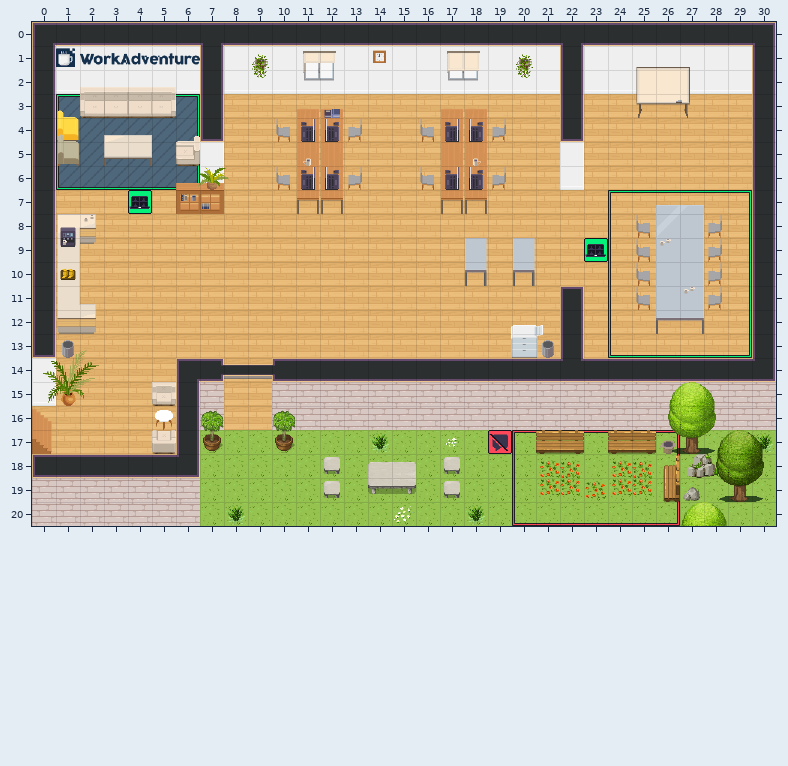
An edit to a level. Tiled map (JSON), office2.tmj. The picture above was drawn from the file before the commit.
Cells are 32x32 px. Shown: x 0..30, y 0..20.
After the commit:
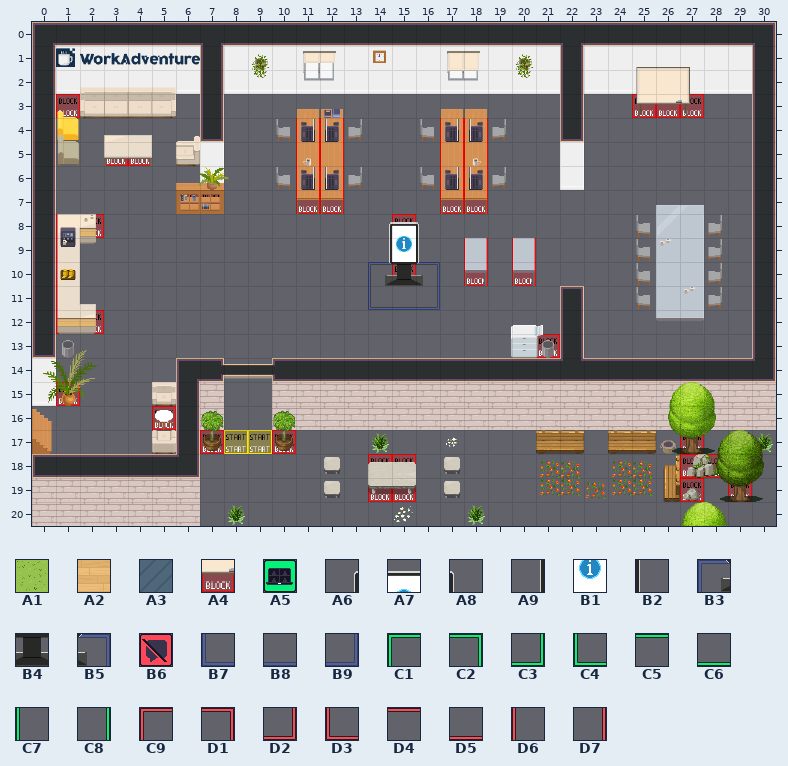
Key: from "WA_Exterior": A1 628; from "WA_Room_Builder": A2 350, A3 360; from "WA_Special_Zones": A4 2; from "WA_User_Interface": A5 21, A6 23, A7 24, A8 25, A9 36, B1 37, B2 38, B3 49, B4 50, B5 51, B6 60, B7 62, B8 63, B9 64, C1 161, C2 162, C3 163, C4 164, C5 165, C6 166, C7 167, C8 168, C9 239, D1 240, D2 241, D3 242, D4 243, D5 244, D6 245, D7 246.
__ is an empty cell, .. an unchanged one.
See-through tiles are keyed as they look on the map.
The exact change:
--- layer "collisions"
@@ x 15..15 @@
- 8 __
+ 8 A4
@@ x 15..15 @@
-10 __
+10 A4
--- layer "floor/floor1" (now hidden)
@@ x 0..30 @@
- 3 .. A3 .. .. .. .. A3 .. A2 A2 A2 A2 A2 A2 A2 A2 A2 A2 A2 A2 A2 A2 .. A2 A2 A2 A2 A2 A2 A2 ..
- 4 .. A3 A3 A3 A3 A3 A3 .. A2 A2 A2 A2 A2 A2 A2 A2 A2 A2 A2 A2 A2 A2 .. A2 A2 A2 A2 A2 A2 A2 ..
- 5 .. A3 A3 A3 A3 A3 .. .. A2 A2 A2 A2 A2 A2 A2 A2 A2 A2 A2 A2 A2 A2 .. A2 A2 A2 A2 A2 A2 A2 ..
- 6 .. A3 A3 A3 A3 A3 A3 .. A2 A2 A2 A2 A2 A2 A2 A2 A2 A2 A2 A2 A2 A2 .. A2 A2 A2 A2 A2 A2 A2 ..
- 7 .. A2 A2 A2 A2 A2 A2 A2 A2 A2 A2 A2 A2 A2 A2 A2 A2 A2 A2 A2 A2 A2 A2 A2 A2 A2 A2 A2 A2 A2 ..
- 8 .. A2 A2 A2 A2 A2 A2 A2 A2 A2 A2 A2 A2 A2 A2 A2 A2 A2 A2 A2 A2 A2 A2 A2 A2 A2 .. .. A2 A2 ..
- 9 .. A2 A2 A2 A2 A2 A2 A2 A2 A2 A2 A2 A2 A2 A2 A2 A2 A2 A2 A2 A2 A2 A2 A2 A2 A2 .. .. A2 A2 ..
-10 .. A2 A2 A2 A2 A2 A2 A2 A2 A2 A2 A2 A2 A2 A2 A2 A2 A2 A2 A2 A2 A2 A2 A2 A2 A2 .. .. A2 A2 ..
-11 .. A2 A2 A2 A2 A2 A2 A2 A2 A2 A2 A2 A2 A2 A2 A2 A2 A2 A2 A2 A2 A2 .. A2 A2 A2 .. .. A2 A2 ..
-12 .. A2 A2 A2 A2 A2 A2 A2 A2 A2 A2 A2 A2 A2 A2 A2 A2 A2 A2 A2 A2 A2 .. A2 A2 A2 A2 A2 A2 A2 ..
-13 .. A2 A2 A2 A2 A2 A2 A2 A2 A2 A2 A2 A2 A2 A2 A2 A2 A2 A2 A2 .. A2 .. A2 A2 A2 A2 A2 A2 A2 ..
-14 .. A2 A2 A2 A2 A2 .. .. A2 A2 .. .. .. .. .. .. .. .. .. .. .. .. .. .. .. .. .. .. .. .. ..
-15 .. A2 A2 A2 A2 .. .. .. A2 A2 .. .. .. .. .. .. .. .. .. .. .. .. .. .. .. .. .. .. .. .. ..
-16 A2 A2 A2 A2 A2 A2 .. .. A2 A2 .. .. .. .. .. .. .. .. .. .. .. .. .. .. .. .. .. .. .. .. ..
-17 A2 A2 A2 A2 A2 A2 .. A1 A1 A1 A1 A1 A1 A1 A1 A1 A1 A1 A1 A1 A1 A1 A1 A1 A1 A1 A1 A1 A1 A1 A1
-18 .. .. .. .. .. .. .. A1 A1 A1 A1 A1 A1 A1 A1 A1 A1 A1 A1 A1 A1 A1 A1 A1 A1 A1 A1 A1 A1 .. A1
-19 .. .. .. .. .. .. .. A1 A1 A1 A1 A1 A1 A1 A1 A1 A1 A1 A1 A1 A1 A1 A1 A1 A1 A1 A1 A1 A1 A1 A1
-20 .. .. .. .. .. .. .. A1 A1 A1 A1 A1 A1 A1 A1 A1 A1 A1 A1 A1 A1 A1 A1 A1 A1 A1 A1 A1 A1 A1 A1
+ 3 .. __ .. .. .. .. __ .. __ __ __ __ __ __ __ __ __ __ __ __ __ __ .. __ __ __ __ __ __ __ ..
+ 4 .. __ __ __ __ __ __ .. __ __ __ __ __ __ __ __ __ __ __ __ __ __ .. __ __ __ __ __ __ __ ..
+ 5 .. __ __ __ __ __ .. .. __ __ __ __ __ __ __ __ __ __ __ __ __ __ .. __ __ __ __ __ __ __ ..
+ 6 .. __ __ __ __ __ __ .. __ __ __ __ __ __ __ __ __ __ __ __ __ __ .. __ __ __ __ __ __ __ ..
+ 7 .. __ __ __ __ __ __ __ __ __ __ __ __ __ __ __ __ __ __ __ __ __ __ __ __ __ __ __ __ __ ..
+ 8 .. __ __ __ __ __ __ __ __ __ __ __ __ __ __ __ __ __ __ __ __ __ __ __ __ __ .. .. __ __ ..
+ 9 .. __ __ __ __ __ __ __ __ __ __ __ __ __ __ __ __ __ __ __ __ __ __ __ __ __ .. .. __ __ ..
+10 .. __ __ __ __ __ __ __ __ __ __ __ __ __ __ __ __ __ __ __ __ __ __ __ __ __ .. .. __ __ ..
+11 .. __ __ __ __ __ __ __ __ __ __ __ __ __ __ __ __ __ __ __ __ __ .. __ __ __ .. .. __ __ ..
+12 .. __ __ __ __ __ __ __ __ __ __ __ __ __ __ __ __ __ __ __ __ __ .. __ __ __ __ __ __ __ ..
+13 .. __ __ __ __ __ __ __ __ __ __ __ __ __ __ __ __ __ __ __ .. __ .. __ __ __ __ __ __ __ ..
+14 .. __ __ __ __ __ .. .. __ __ .. .. .. .. .. .. .. .. .. .. .. .. .. .. .. .. .. .. .. .. ..
+15 .. __ __ __ __ .. .. .. __ __ .. .. .. .. .. .. .. .. .. .. .. .. .. .. .. .. .. .. .. .. ..
+16 __ __ __ __ __ __ .. .. __ __ .. .. .. .. .. .. .. .. .. .. .. .. .. .. .. .. .. .. .. .. ..
+17 __ __ __ __ __ __ .. __ __ __ __ __ __ __ __ __ __ __ __ __ __ __ __ __ __ __ __ __ __ __ __
+18 .. .. .. .. .. .. .. __ __ __ __ __ __ __ __ __ __ __ __ __ __ __ __ __ __ __ __ __ __ .. __
+19 .. .. .. .. .. .. .. __ __ __ __ __ __ __ __ __ __ __ __ __ __ __ __ __ __ __ __ __ __ __ __
+20 .. .. .. .. .. .. .. __ __ __ __ __ __ __ __ __ __ __ __ __ __ __ __ __ __ __ __ __ __ __ __
--- layer "floor/floor2" (now hidden)
@@ x 1..29 @@
- 3 C1 .. .. .. .. C2 .. .. .. .. .. .. .. .. .. .. .. .. .. .. .. .. .. .. .. .. .. .. ..
- 4 C7 .. .. .. .. C8 .. .. .. .. .. .. .. .. .. .. .. .. .. .. .. .. .. .. .. .. .. .. ..
- 5 C7 .. .. .. .. .. .. .. .. .. .. .. .. .. .. .. .. .. .. .. .. .. .. .. .. .. .. .. ..
- 6 C4 C6 C6 C6 C6 C3 .. .. .. .. .. .. .. .. .. .. .. .. .. .. .. .. .. .. .. .. .. .. ..
- 7 .. .. .. A5 .. .. .. .. .. .. .. .. .. .. .. .. .. .. .. .. .. .. .. C1 C5 C5 C5 C5 C2
- 8 .. .. .. .. .. .. .. .. .. .. .. .. .. .. .. .. .. .. .. .. .. .. .. C7 .. .. .. .. C8
- 9 .. .. .. .. .. .. .. .. .. .. .. .. .. .. .. .. .. .. .. .. .. .. A5 C7 .. .. .. .. C8
-10 .. .. .. .. .. .. .. .. .. .. .. .. .. .. .. .. .. .. .. .. .. .. .. C7 .. .. .. .. C8
-11 .. .. .. .. .. .. .. .. .. .. .. .. .. .. .. .. .. .. .. .. .. .. .. C7 .. .. .. .. C8
-12 .. .. .. .. .. .. .. .. .. .. .. .. .. .. .. .. .. .. .. .. .. .. .. C7 .. .. .. .. C8
-13 .. .. .. .. .. .. .. .. .. .. .. .. .. .. .. .. .. .. .. .. .. .. .. C4 C6 C6 C6 C6 C3
+ 3 __ .. .. .. .. __ .. .. .. .. .. .. .. .. .. .. .. .. .. .. .. .. .. .. .. .. .. .. ..
+ 4 __ .. .. .. .. __ .. .. .. .. .. .. .. .. .. .. .. .. .. .. .. .. .. .. .. .. .. .. ..
+ 5 __ .. .. .. .. .. .. .. .. .. .. .. .. .. .. .. .. .. .. .. .. .. .. .. .. .. .. .. ..
+ 6 __ __ __ __ __ __ .. .. .. .. .. .. .. .. .. .. .. .. .. .. .. .. .. .. .. .. .. .. ..
+ 7 .. .. .. __ .. .. .. .. .. .. .. .. .. .. .. .. .. .. .. .. .. .. .. __ __ __ __ __ __
+ 8 .. .. .. .. .. .. .. .. .. .. .. .. .. .. .. .. .. .. .. .. .. .. .. __ .. .. .. .. __
+ 9 .. .. .. .. .. .. .. .. .. .. .. .. .. .. .. .. .. .. .. .. .. .. __ __ .. .. .. .. __
+10 .. .. .. .. .. .. .. .. .. .. .. .. .. .. .. .. .. .. .. .. .. .. .. __ .. .. .. .. __
+11 .. .. .. .. .. .. .. .. .. .. .. .. .. .. .. .. .. .. .. .. .. .. .. __ .. .. .. .. __
+12 .. .. .. .. .. .. .. .. .. .. .. .. .. .. .. .. .. .. .. .. .. .. .. __ .. .. .. .. __
+13 .. .. .. .. .. .. .. .. .. .. .. .. .. .. .. .. .. .. .. .. .. .. .. __ __ __ __ __ __
@@ x 19..26 @@
-17 B6 C9 D4 D4 D4 D4 D4 D1
-18 .. D6 .. .. .. .. .. D7
-19 .. D6 .. .. .. .. .. D7
-20 .. D3 D5 D5 D5 D5 D5 D2
+17 __ __ __ __ __ __ __ __
+18 .. __ .. .. .. .. .. __
+19 .. __ .. .. .. .. .. __
+20 .. __ __ __ __ __ __ __
--- layer "furniture/Tile Layer 12"
@@ x 14..16 @@
- 8 __ __ __
- 9 __ __ __
-10 __ __ __
-11 __ __ __
+ 8 A6 A7 A8
+ 9 A9 B1 B2
+10 B3 B4 B5
+11 B7 B8 B9
Boxes around the changes in both pictures, in picture pixels (x1, y1, x2, y2):
changed: (32, 94, 776, 526)
